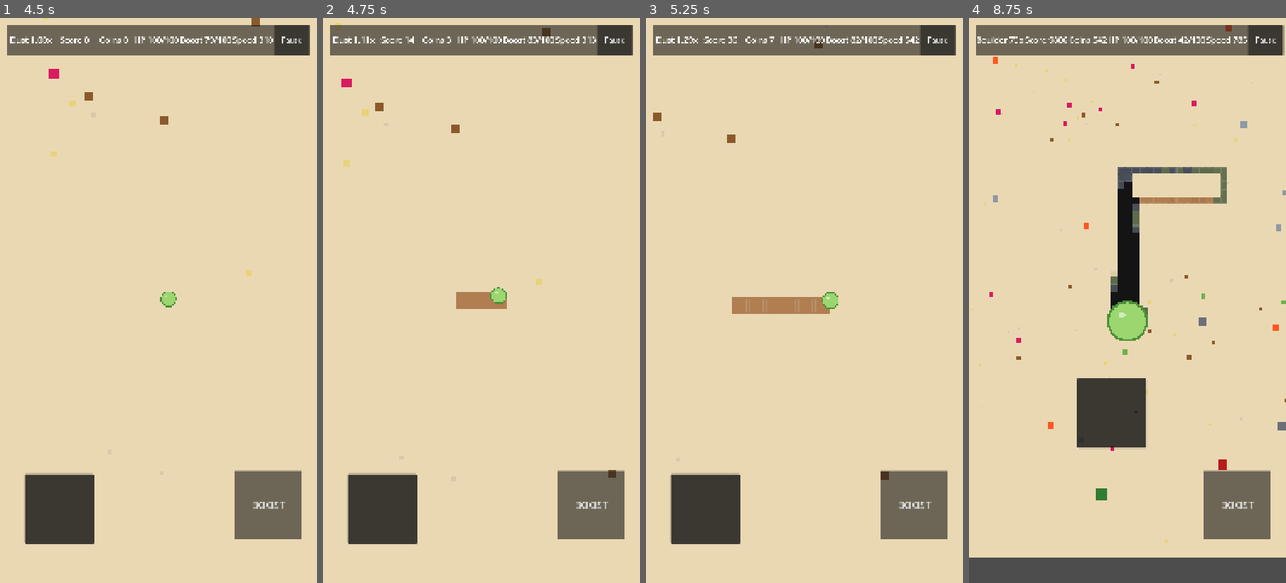
Above: before the commit, frames 1-4 (left to right).
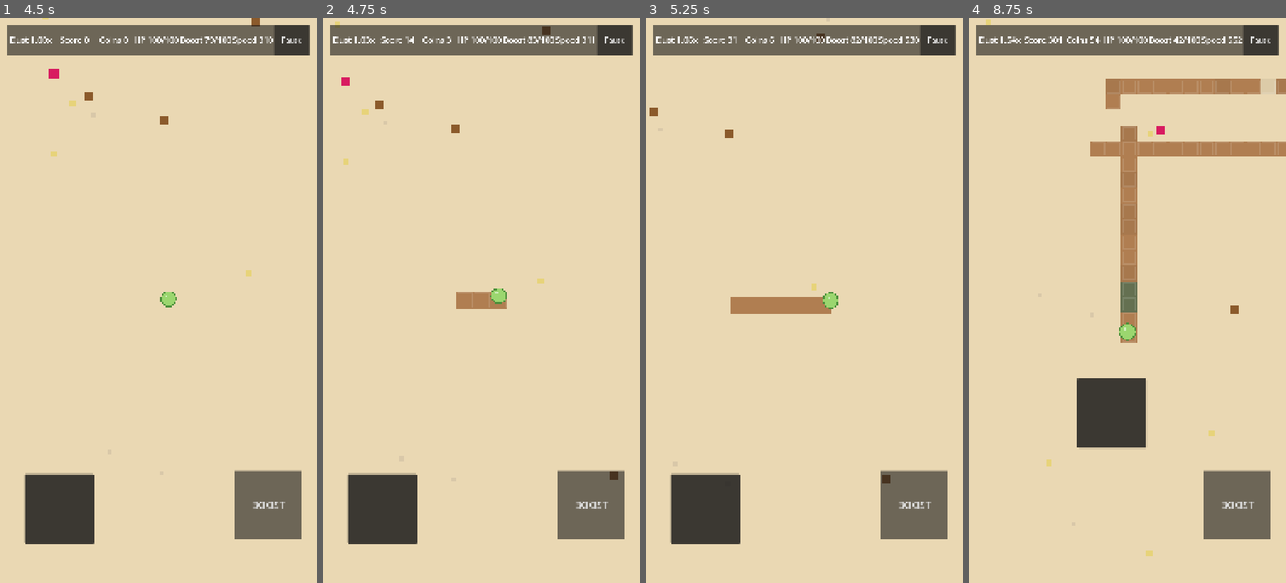
Above: after the commit, the same moments.

Repository: potatozepp/LetItRoll
Game: Godot game, scene res://scenes/Main.tscn
The game is run twice, just before and just after one commit, with the same random seed, the same clock (stepped at 60 frames per second) and the same inputs.
Inputs (mouse positions are in pixels of both pictures, inside the frame that each line leads up to):
- Up to frame 1 (4.5 s): click "Play" at 0.5 s; click "BOOST" at 1.25 s; click "Pause" at 2 s; click "Resume" at 2.75 s; tap Enter at 3.5 s; move the mouse to (228, 272) at 3.52 s; hold D (move_right) 3.53-4.25 s; hold Shift (boost) 3.53-4.25 s; click (228, 272) at 3.67 s; drag from (95, 328) to (196, 300) at 4.27 s
- Up to frame 2 (4.75 s): no input
- Up to frame 3 (5.25 s): move the mouse to (836, 176) at 5.02 s; hold D (move_right) from 5.03 s (still down); hold Shift (boost) from 5.03 s (still down)
- Up to frame 4 (8.75 s): release D (move_right) at 5.75 s; release Shift (boost) at 5.75 s; drag from (1111, 413) to (1022, 46) at 5.77 s; move the mouse to (1222, 385) at 6.52 s; hold A (move_left) 6.53-7.25 s; hold Shift (boost) 6.53-7.25 s; drag from (1032, 215) to (1089, 475) at 7.27 s; move the mouse to (1143, 300) at 8.02 s; hold S (move_down) from 8.03 s (still down); hold Shift (boost) from 8.03 s (still down); click (1143, 300) at 8.17 s

Frame 1 is identical in both runs. In frame 2, 0.2% of the frame differs, in the area x 3-94%, y 0-82%; in frame 3, 0.3%; in frame 4, 13%, in the area x 0-100%, y 0-100%.

Commit message:
adjust some basics

Diff:
--- a/scripts/core/GameConfig.gd
+++ b/scripts/core/GameConfig.gd
@@ -1,11 +1,11 @@
 extends Resource
 class_name GameConfig
 
-@export var base_speed: float = 275.0
+@export var base_speed: float = 111.0
 @export var start_size: float = 1.0
 @export var start_health: float = 100.0
 @export var absorb_ratio: float = 0.92
-@export var growth_multiplier: float = 1.0
+@export var growth_multiplier: float = 0.1
 @export var attraction_radius: float = 72.0
 @export var camera_min_zoom: float = 1.8
 @export var camera_zoom_smoothing: float = 4.0
